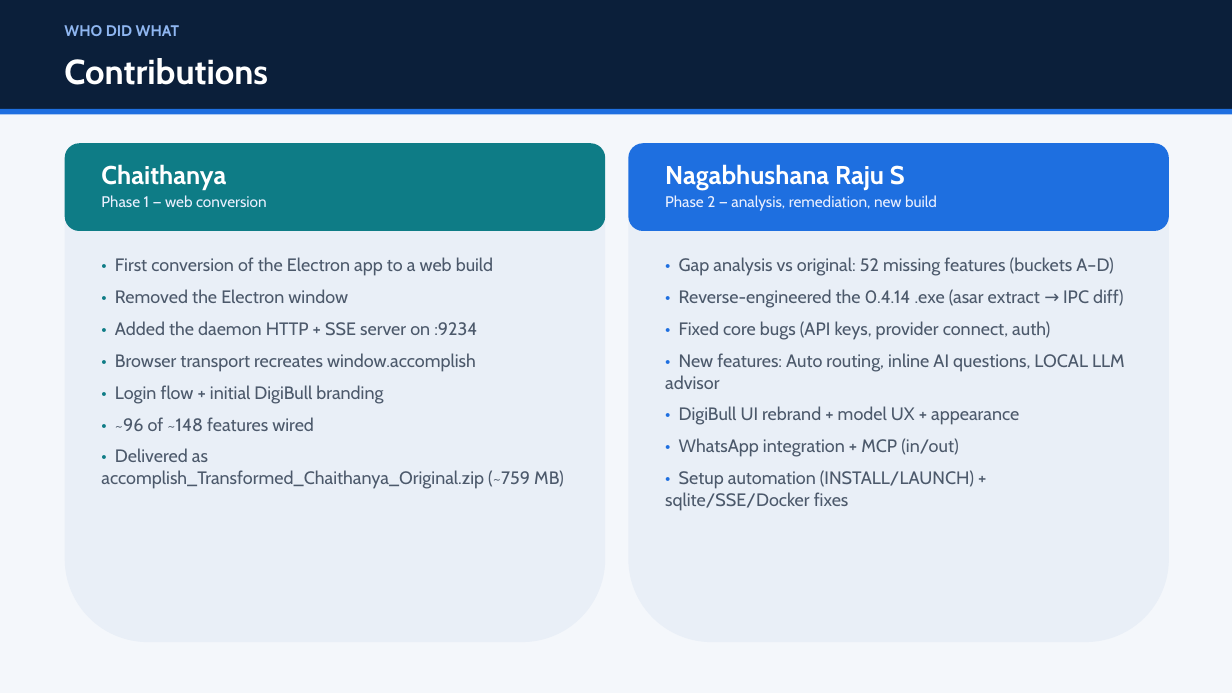
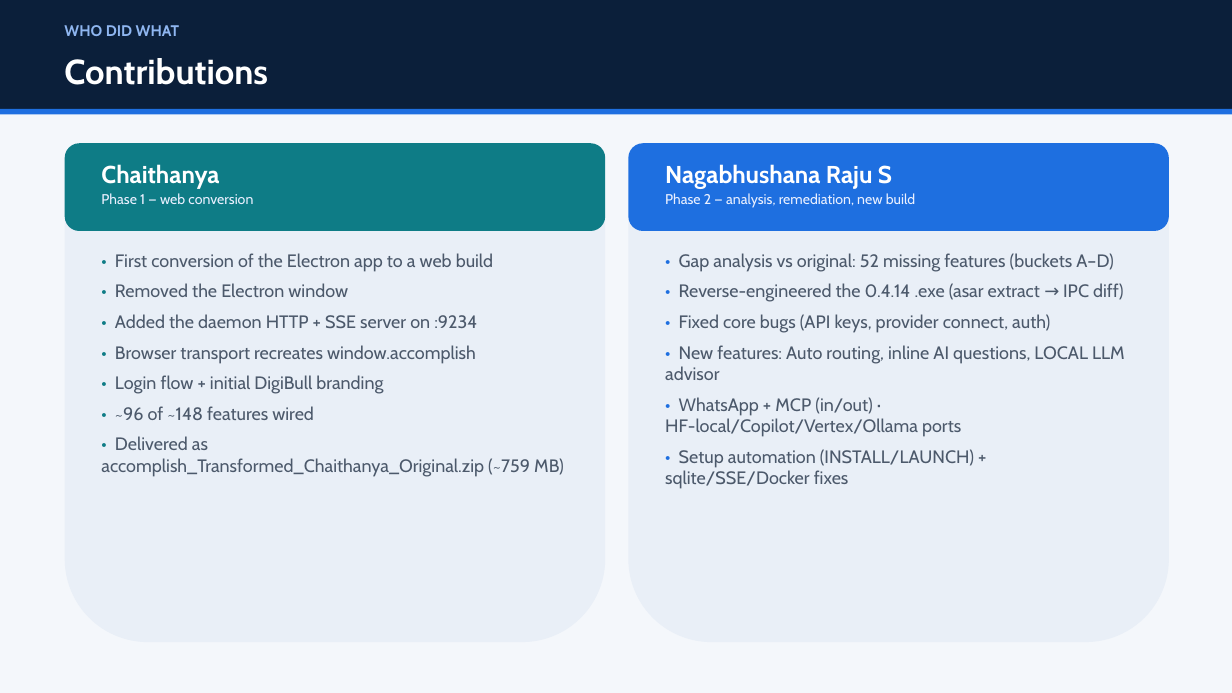
Before and after one commit to solutionsDigibull/SRIM-by_Digibull, a slide deck: slide 5 of SRIM/Accomplish/accomplish_Wrapper/LOCAL/docs/SRIM_Master_Deck.pptx (slide 4 before the commit). Drawn at 1232x693 pixels with LibreOffice and Linux fonts; fonts in the diff are those of the drawing. Boxes give left, top, right and bottom in pixels: in the first picture for what was removed or moved away, otherwise in the second. Text is boxed around its words. In the diff, an @@ line names an element or a change of style, - is before the commit and + after.

```diff
--- a/SRIM/Accomplish/accomplish_Wrapper/LOCAL/docs/SRIM_Master_Deck.pptx
+++ b/SRIM/Accomplish/accomplish_Wrapper/LOCAL/docs/SRIM_Master_Deck.pptx
@@ text "Chaithanya" at box(101, 164, 253, 204): size 20 to 19 pt in "Chaithanya"; size 12 to 11 pt in "Phase 1 — web conversion" @@
@@ text "Nagabhushana Raju S" at box(665, 164, 915, 208): size 20 to 19 pt in "Nagabhushana Raju S"; size 12 to 11 pt in "Phase 2 — analysis, remediation, new build" @@
@@ text "• First conversion of the ..." at box(101, 253, 564, 477): less space between paragraphs @@
@@ text at box(665, 253, 1125, 489): less space between paragraphs @@
@@ text at box(665, 397, 961, 437): text changed @@
-• DigiBull UI rebrand + model UX + appearance
-• WhatsApp integration + MCP (in/out)
+• WhatsApp + MCP (in/out) · HF-local/Copilot/Vertex/Ollama ports
```
Also in this commit, not shown: 3 other slides changed, 1 slide added.
